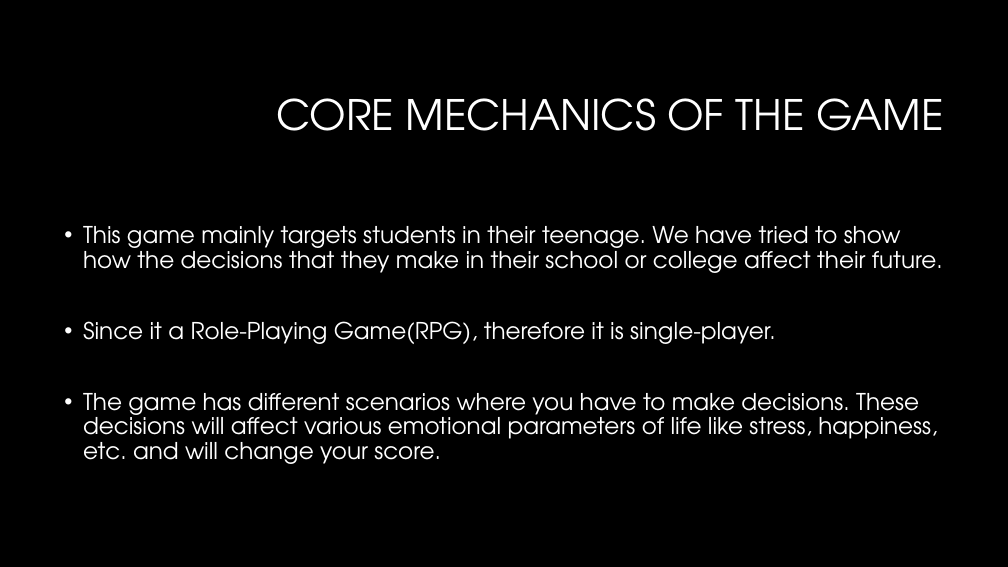
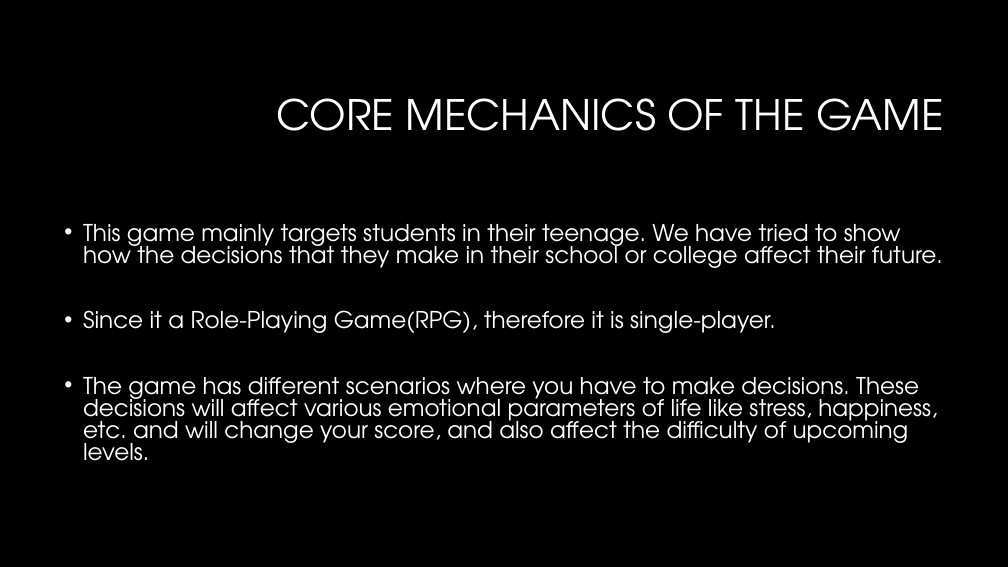
Before and after one commit to jaymalk/Game, a slide deck: slide 3 of Game design document.pptx. Drawn at 1008x567 pixels with LibreOffice and Linux fonts; fonts in the diff are those of the drawing; background and template pictures are left out. Boxes give left, top, right and bottom in pixels: in the first picture for what was removed or moved away, otherwise in the second. Text is boxed around its words. In the diff, an @@ line names an element or a change of style, - is before the commit and + after.

```diff
--- a/Game design document.pptx
+++ b/Game design document.pptx
@@ text at box(83, 224, 943, 333): line spacing 0.9 to 0.8 @@
@@ text at box(83, 377, 937, 461): text changed @@
-• The game has different scenarios where you have to make decisions. These decisions will affect various emotional parameters of life like stress, happiness, etc. and will change your score.
+• The game has different scenarios where you have to make decisions. These decisions will affect various emotional parameters of life like stress, happiness, etc. and will change your score, and also affect the difficulty of upcoming levels.
```
Also in this commit, not shown: 4 other slides changed.
